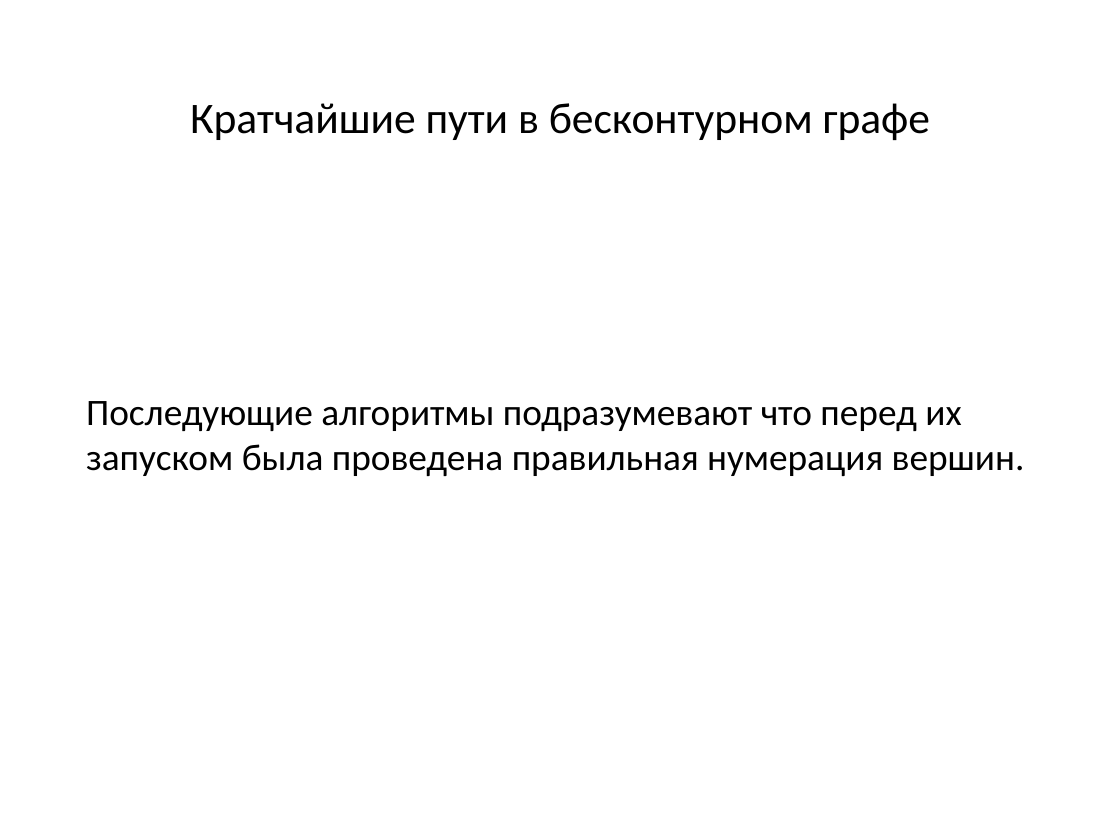
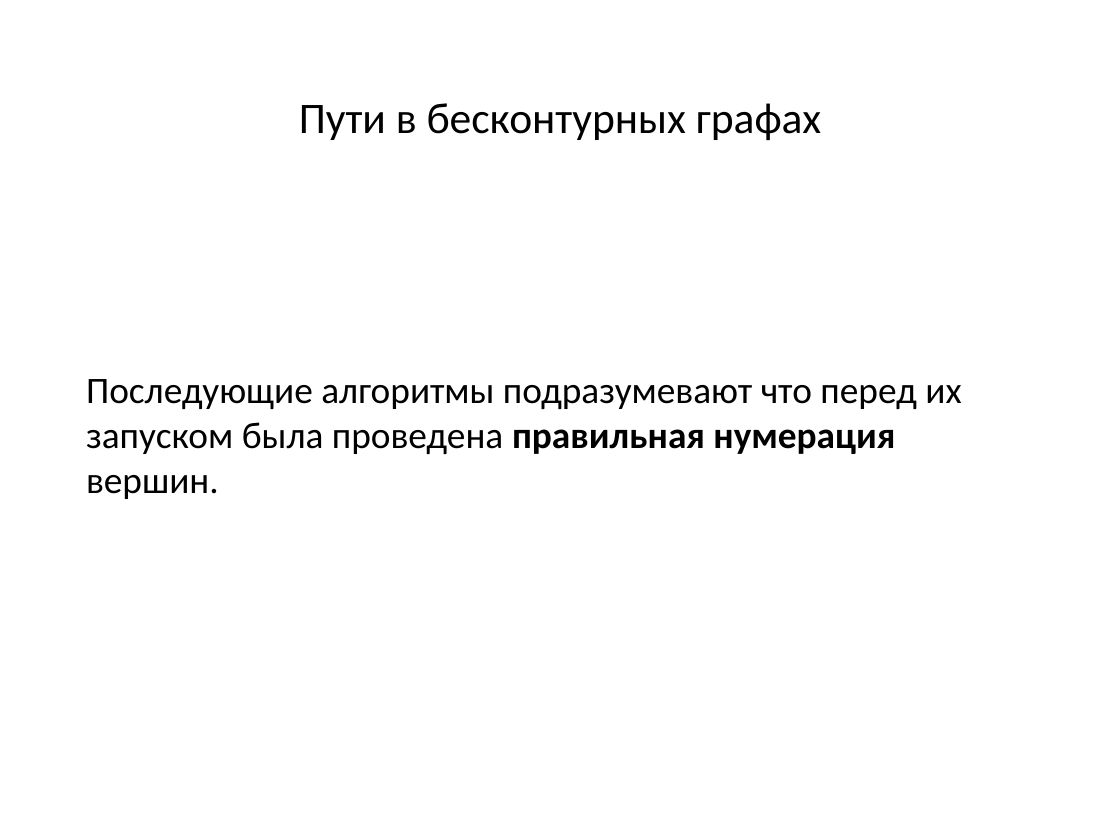
Before and after one commit to SteinbergOB/ANG, a slide deck: slide 13 of Презентации/Лекция 3.pptx. Drawn at 1120x840 pixels with LibreOffice and Linux fonts; fonts in the diff are those of the drawing. Boxes give left, top, right and bottom in pixels: in the first picture for what was removed or moved away, otherwise in the second. Text is boxed around its words. In the diff, an @@ line names an element or a change of style, - is before the commit and + after.

```diff
--- a/Презентации/Лекция 3.pptx
+++ b/Презентации/Лекция 3.pptx
@@ text at box(299, 103, 821, 140): text changed @@
-Кратчайшие пути в бесконтурном графе
+Пути в бесконтурных графах
@@ text "Последующие алгоритмы подразумевают что перед ..." at box(86, 379, 961, 499): bold on in "правильная нумерация" @@
```
Also in this commit, not shown: 1 other slide changed, 2 other files.
